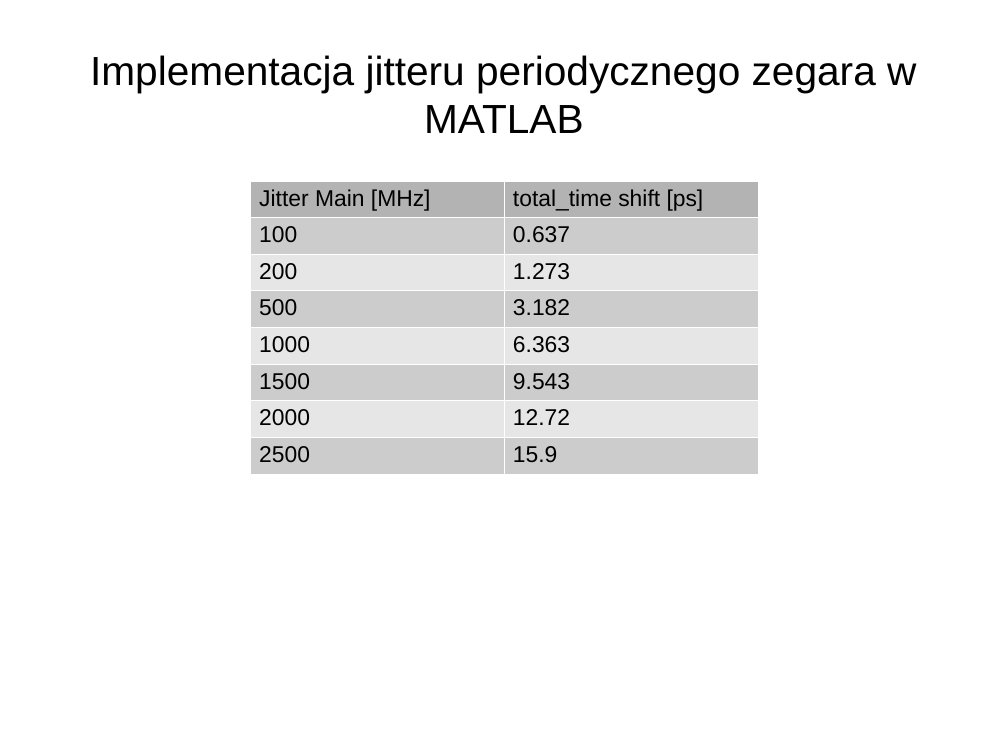
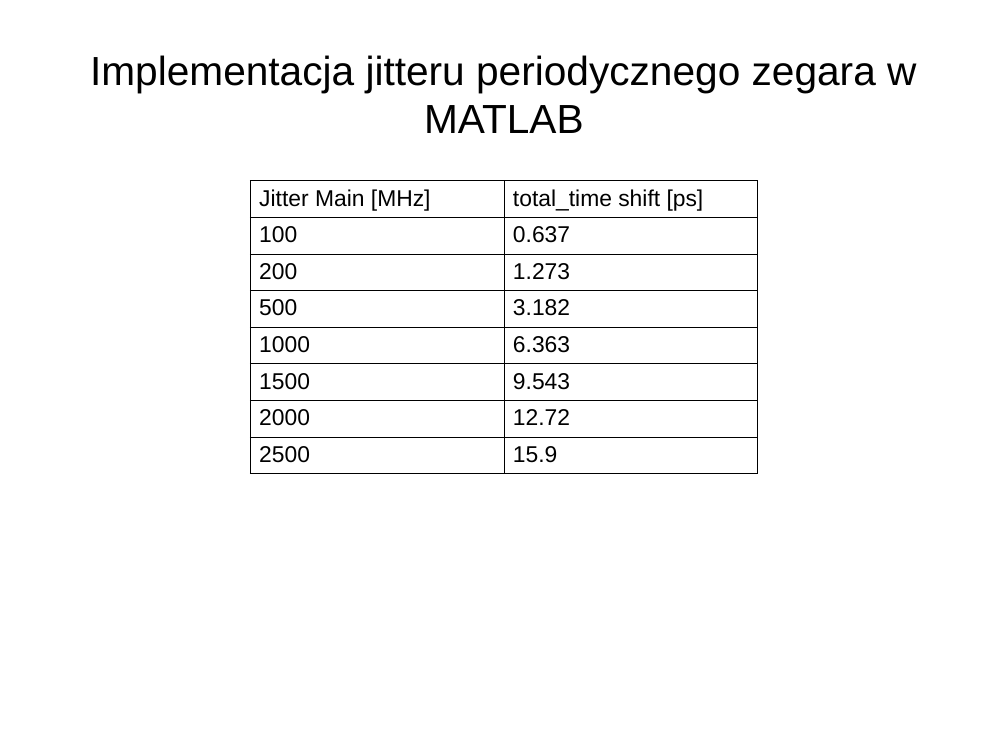
Before and after one commit to joannabp/ProjektSynopsys, a slide deck: slide 5 of Untitled 2.odp (slide 4 before the commit). Drawn at 1008x756 pixels with LibreOffice and Linux fonts; fonts in the diff are those of the drawing. Boxes give left, top, right and bottom in pixels: in the first picture for what was removed or moved away, otherwise in the second. Text is boxed around its words. In the diff, an @@ line names an element or a change of style, - is before the commit and + after.

```diff
--- a/Untitled 2.odp
+++ b/Untitled 2.odp
@@ table at (251, 181, 759, 467) @@
@@ fill #B3B3B3 to none in row 1 @@
@@ fill #CCCCCC to none in 8 cells @@
@@ fill #E6E6E6 to none in 6 cells @@
@@ borders changed @@
```
Also in this commit, not shown: 1 other slide changed, 1 slide added, 1 other file.
